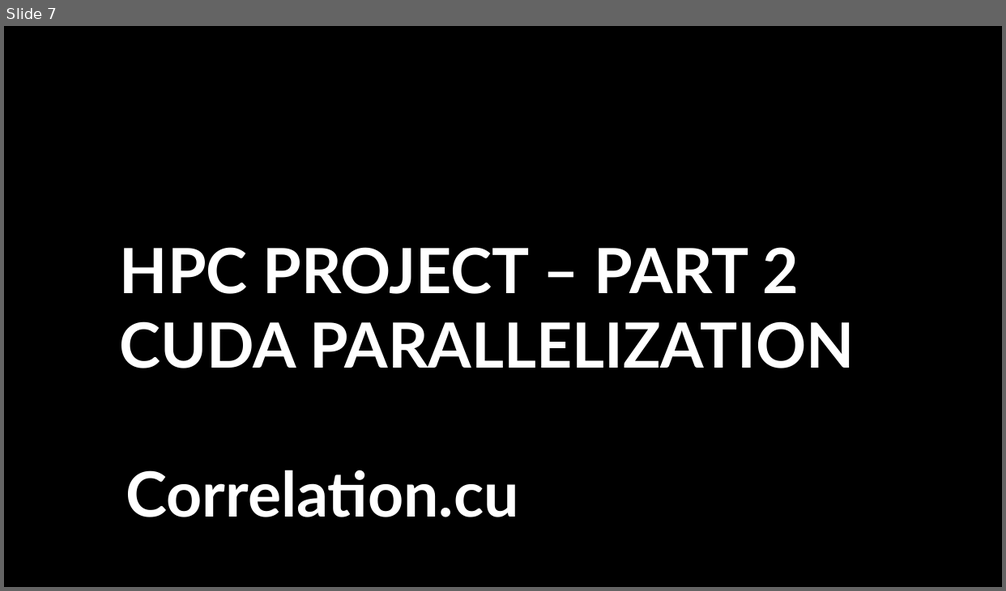
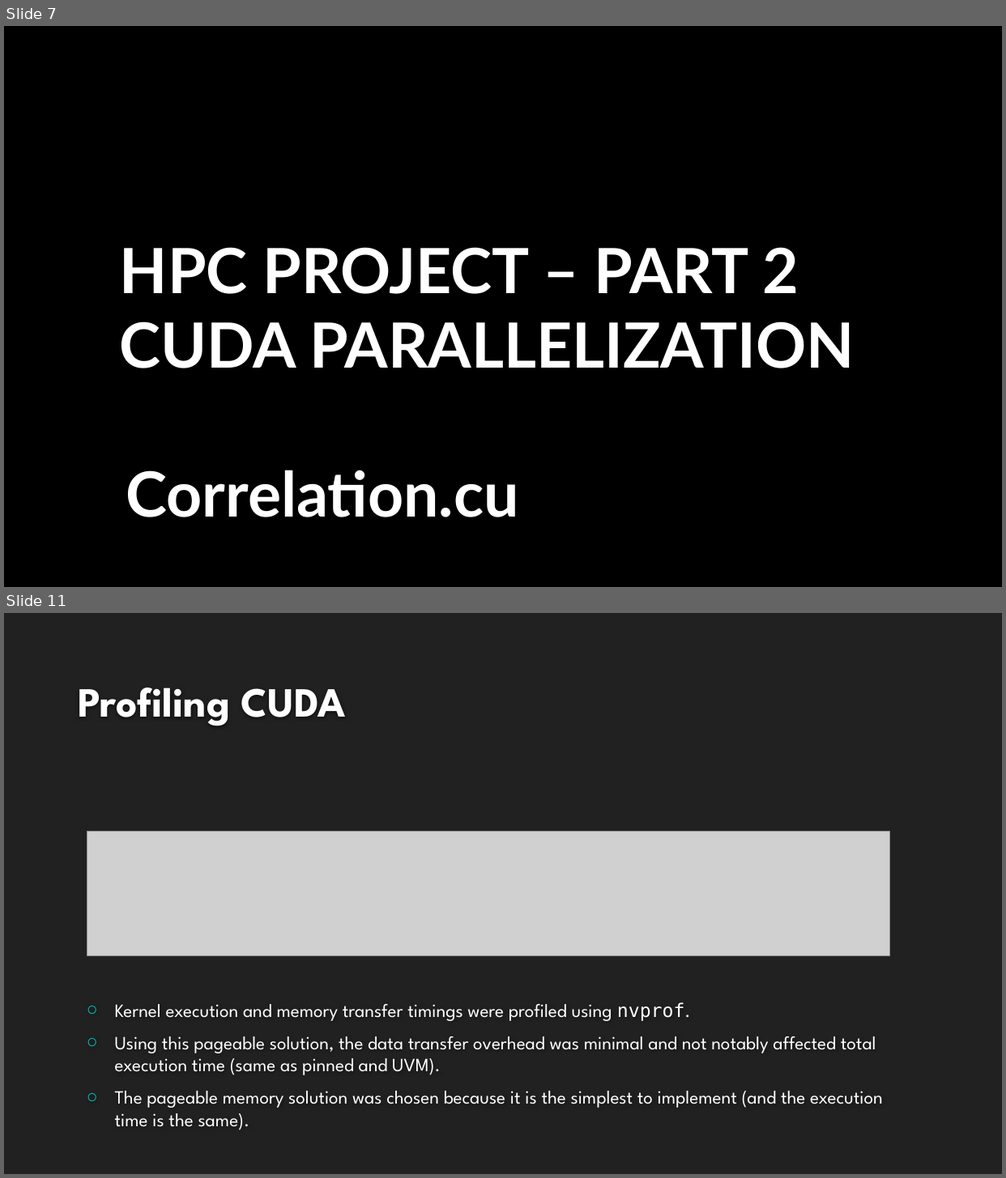
Before and after one commit to magicoderx/hpc-project, a slide deck: Progetto_HPC.pptx. Shown one above the other, each under a label of ours: slide 7 before the commit, slides 7 and 11 after it; the slides between them are not shown. The pictures are 1006x591 and 1006x1178 pixels, drawn with LibreOffice and Linux fonts; fonts in the diff are those of the drawing; grey boxes stand for pictures; background and template pictures are left out. Boxes give left, top, right and bottom in pixels: in the first picture for what was removed or moved away, otherwise in the second. Text is boxed around its words. In the diff, an @@ line names an element or a change of style, - is before the commit and + after.

```diff
--- a/Progetto_HPC.pptx
+++ b/Progetto_HPC.pptx
@@ slide 11 added at box(4, 613, 1002, 1174), background #212121 @@
@@ title added at box(78, 688, 347, 726), 40 pt, text #FEFEFE, bold @@
+Profiling CUDA
@@ picture added at box(87, 832, 889, 956) @@
@@ text added at box(115, 1003, 883, 1131), 18 pt, text #FFFFFF @@
+○ Kernel execution and memory transfer timings were profiled using nvprof.
+○ Using this pageable solution, the data transfer overhead was minimal and not notably affected total execution time (same as pinned and UVM).
+○ The pageable memory solution was chosen because it is the simplest to implement (and the execution time is the same).
```
Also in this commit, not shown: 6 other slides added, 2 other files.
